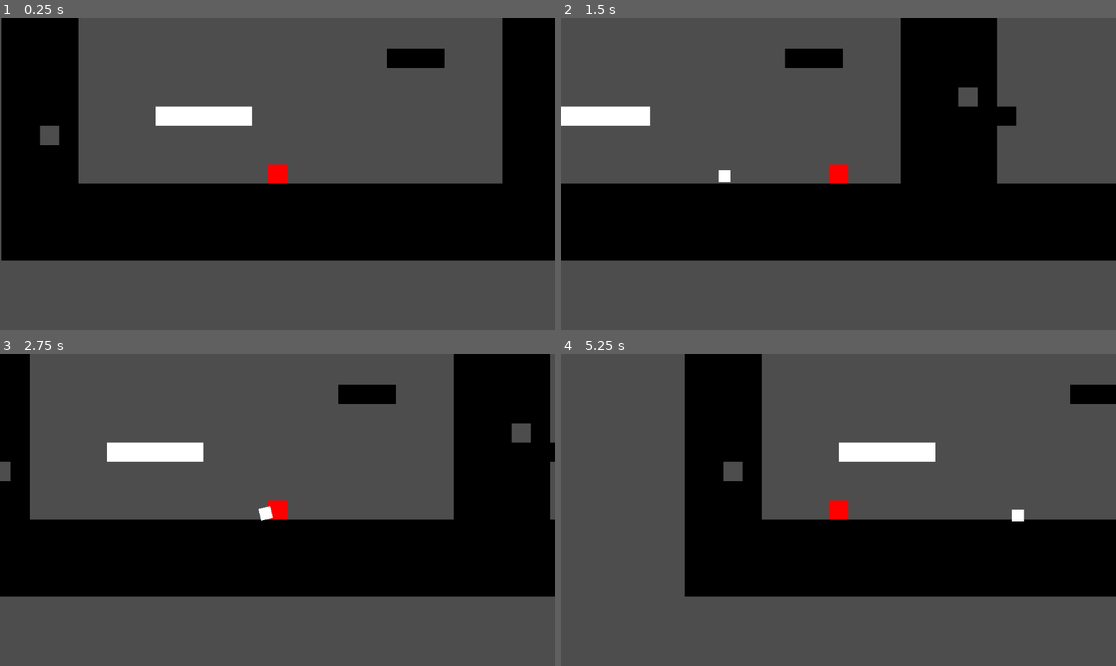
Above: before the commit, frames 1-4 (two rows, left to right).
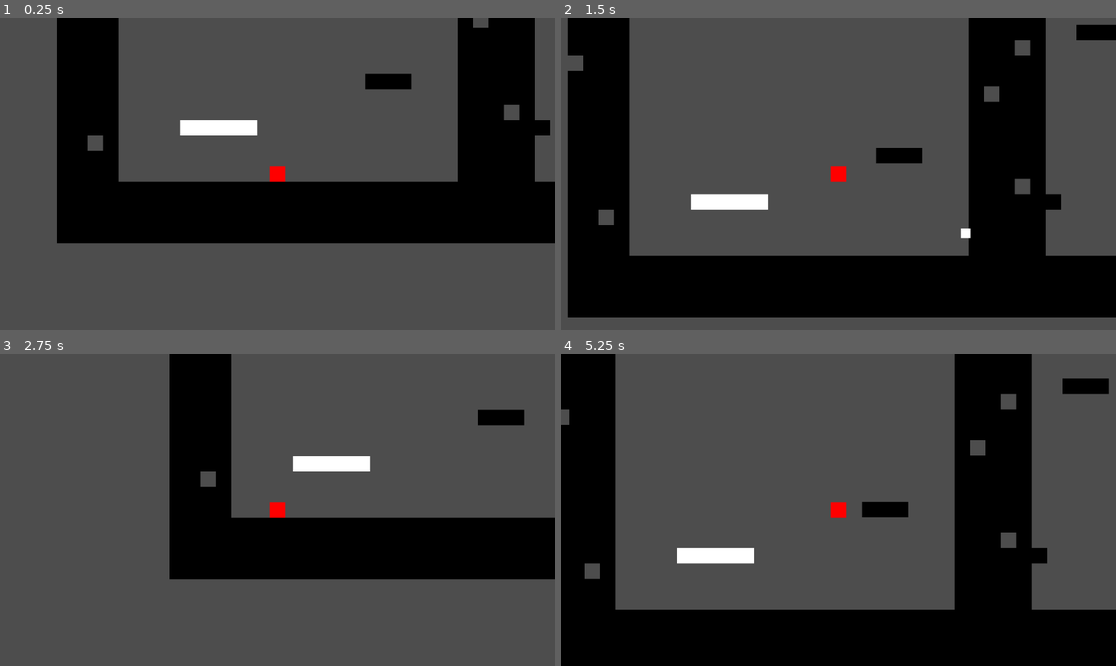
Above: after the commit, the same moments.

Repository: Lukko-Digital/upwell
Game: Godot game, scene res://src/main.tscn
The game is run twice, just before and just after one commit, with the same random seed, the same clock (stepped at 60 frames per second) and the same inputs.
Inputs (mouse positions are in pixels of both pictures, inside the frame that each line leads up to):
- Up to frame 1 (0.25 s): no input
- Up to frame 2 (1.5 s): tap Enter at 0.5 s; move the mouse to (960, 158) at 0.52 s; hold Right mouse button (attract) 0.53-1.28 s; hold D (right) from 0.53 s (still down); tap Space (jump) at 0.77 s; click (960, 158) at 0.8 s; move the mouse to (727, 189) at 1.27 s; click (727, 189) at 1.35 s
- Up to frame 3 (2.75 s): tap Space (jump) at 1.52 s; tap E (recall, bound only after the commit) at 1.55 s; move the mouse to (333, 441) at 2.02 s; release D (right) at 2.03 s; hold A (left) from 2.03 s (still down); hold E (recall, bound only after the commit) from 2.03 s (still down); right-click (333, 441) at 2.3 s
- Up to frame 4 (5.25 s): move the mouse to (810, 572) at 2.77 s; release A (left) at 2.78 s; release E (recall, bound only after the commit) at 2.78 s; hold D (right) 2.78-4.28 s; right-click (810, 572) at 2.85 s; tap Space (jump) at 3.02, 3.77, 4.52 s; click (810, 572) at 3.05 s; move the mouse to (1005, 556) at 3.52 s; press the mouse at (1005, 556) at 3.53 s; tap E (recall, bound only after the commit) at 3.8, 4.35 s; move the mouse to (672, 463) at 4.27 s; release the mouse at (672, 463) at 4.28 s; hold A (left) 4.28-5.03 s; right-click (672, 463) at 4.55 s; move the mouse to (866, 510) at 5.02 s; hold D (right) from 5.03 s (still down); hold Right mouse button (attract) from 5.03 s (still down)

The runs differ from the first frame. In frame 1, 25% of the frame differs, in the area x 0-100%, y 0-78%; in frame 2, 54%; in frame 3, 31%; in frame 4, 59%, in the area x 0-100%, y 0-100%.

Commit message:
repel and attract as impulses

Diff:
--- a/project.godot
+++ b/project.godot
@@ -42,14 +42,19 @@
 "events": [Object(InputEventKey,"resource_local_to_scene":false,"resource_name":"","device":-1,"window_id":0,"alt_pressed":false,"shift_pressed":false,"ctrl_pressed":false,"meta_pressed":false,"pressed":false,"keycode":0,"physical_keycode":32,"key_label":0,"unicode":32,"echo":false,"script":null)
 ]
 }
+attract={
+"deadzone": 0.5,
+"events": [Object(InputEventMouseButton,"resource_local_to_scene":false,"resource_name":"","device":-1,"window_id":0,"alt_pressed":false,"shift_pressed":false,"ctrl_pressed":false,"meta_pressed":false,"button_mask":0,"position":Vector2(0, 0),"global_position":Vector2(0, 0),"factor":1.0,"button_index":2,"canceled":false,"pressed":false,"double_click":false,"script":null)
+]
+}
 repel={
 "deadzone": 0.5,
 "events": [Object(InputEventMouseButton,"resource_local_to_scene":false,"resource_name":"","device":-1,"window_id":0,"a …(253 unchanged characters)…
 ]
 }
-attract={
+recall={
 "deadzone": 0.5,
-"events": [Object(InputEventMouseButton,"resource_local_to_scene":false,"resource_name":"","device":-1,"window_id":0,"alt_pressed":false,"shift_pressed":false,"ctrl_pressed":false,"meta_pressed":false,"button_mask":0,"position":Vector2(0, 0),"global_position":Vector2(0, 0),"factor":1.0,"button_index":2,"canceled":false,"pressed":false,"double_click":false,"script":null)
+"events": [Object(InputEventKey,"resource_local_to_scene":false,"resource_name":"","device":-1,"window_id":0,"alt_pressed":false,"shift_pressed":false,"ctrl_pressed":false,"meta_pressed":false,"pressed":false,"keycode":0,"physical_keycode":69,"key_label":0,"unicode":101,"echo":false,"script":null)
 ]
 }
 
--- a/src/drill_bit.gd
+++ b/src/drill_bit.gd
@@ -1,5 +1,9 @@
 extends RigidBody2D
 class_name DrillBit
 
+var has_been_stuck = false
+
 func _on_area_2d_body_entered(body: Node2D):
-	freeze = true
+    if not has_been_stuck:
+        set_deferred("freeze", true)
+        has_been_stuck = true
--- a/src/main.tscn
+++ b/src/main.tscn
@@ -30,4 +30,4 @@
 position = Vector2(-171, -21)
 
 [node name="Camera2D" type="Camera2D" parent="TileMap/Player"]
-zoom = Vector2(2.5, 2.5)
+zoom = Vector2(2, 2)
--- a/src/player.gd
+++ b/src/player.gd
@@ -8,10 +8,10 @@
 	JUMP_VELOCITY = -300.0
 }
 const DRILL = {
-	LAUNCH_SPEED = 600.0,
-	ATTRACT_FORCE = 1400.0,
-	INITIAL_ATTRACT_SPEED = 300.0,
-	REPEL_FORCE = 1400.0
+	LAUNCH_SPEED = 1000.0,
+	ATTRACT_SPEED = 600.0,
+	REPEL_SPEED = 600.0,
+	RECALL_SPEED = 8.0
 }
 
 @onready var drill_scene = preload ("res://src/drill_bit.tscn")
@@ -22,23 +22,20 @@
 
 func _physics_process(delta):
 	handle_gravity(delta)
-	handle_repel(delta)
-	handle_attract(delta)
 	handle_movement(delta)
+	# handle_recall()
 	move_and_slide()
 
 func handle_gravity(delta):
 	if not is_on_floor():
-		velocity.y += gravity * delta
+		velocity.y += gravity * delta / 1.5
 
-func handle_repel(delta):
+func repel():
 	if not drill:
-		if Input.is_action_just_pressed("repel"):
-			shoot()
+		shoot()
 	else:
-		var vec_to_drill = drill.global_position - global_position
-		if Input.is_action_pressed("repel"):
-			velocity += - vec_to_drill.normalized() * delta * clamp(DRILL.REPEL_FORCE * 100 / vec_to_drill.length(), 0, 2000)
+		var vec_to_drill = (drill.global_position - global_position).normalized()
+		velocity = -vec_to_drill * DRILL.REPEL_SPEED
 
 func shoot():
 	var instance: RigidBody2D = drill_scene.instantiate()
@@ -47,27 +44,26 @@
 	get_parent().add_child(instance)
 	drill = instance
 
-func handle_attract(delta):
+func attract():
 	if not drill:
 		return
+	var vec_to_drill = (drill.global_position - global_position).normalized()
+	velocity = vec_to_drill * DRILL.ATTRACT_SPEED
 
-	var vec_to_drill = (drill.global_position - global_position).normalized()
-	if Input.is_action_pressed("down"):
-		# recall drill
-		if Input.is_action_pressed("attract"):
-			drill.freeze = false
-			drill.set_axis_velocity( - vec_to_drill * DRILL.ATTRACT_FORCE / 4)
-			# drill.apply_central_force( - vec_to_drill * DRILL.ATTRACT_FORCE * 4)
-	else:
-		# attraction movement
-		if Input.is_action_just_pressed("attract"):
-			velocity += vec_to_drill * DRILL.INITIAL_ATTRACT_SPEED
-		if Input.is_action_pressed("attract"):
-			velocity += vec_to_drill * DRILL.ATTRACT_FORCE * delta
-	if drill in pickup_area.get_overlapping_bodies() and Input.is_action_pressed("attract"):
-		# "reattach" drill bit to player
-		drill.queue_free()
-		drill = null
+# func handle_recall():
+# 	if not drill:
+# 		return
+# 	if Input.is_action_pressed("recall"):
+# 		drill.freeze = false
+# 		drill.gravity_scale = 0
+# 		var vec_to_drill = (drill.global_position - global_position)
+# 		print(clamp(vec_to_drill.length() * DRILL.RECALL_SPEED, 300, INF))
+# 		drill.set_axis_velocity( - vec_to_drill.normalized() * clamp(vec_to_drill.length() * DRILL.RECALL_SPEED, 300, INF))
+
+# 		if drill in pickup_area.get_overlapping_bodies():
+# 			# "reattach" drill bit to player
+# 			drill.queue_free()
+# 			drill = null
 
 func handle_movement(delta):
 	# friction
@@ -88,3 +84,11 @@
 func _unhandled_input(event: InputEvent) -> void:
 	if event.is_action_pressed("jump"):
 		jump()
+	if event.is_action_pressed("repel"):
+		repel()
+	if event.is_action_pressed("attract"):
+		attract()
+	if event.is_action_pressed("recall"):
+		if drill:
+			drill.queue_free()
+			drill = null
